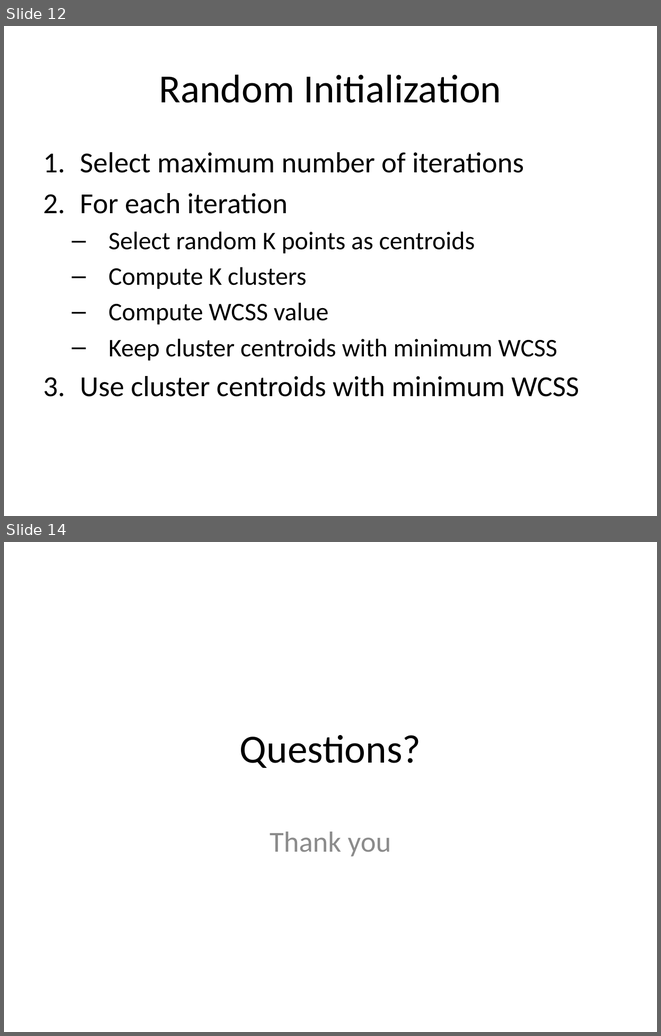
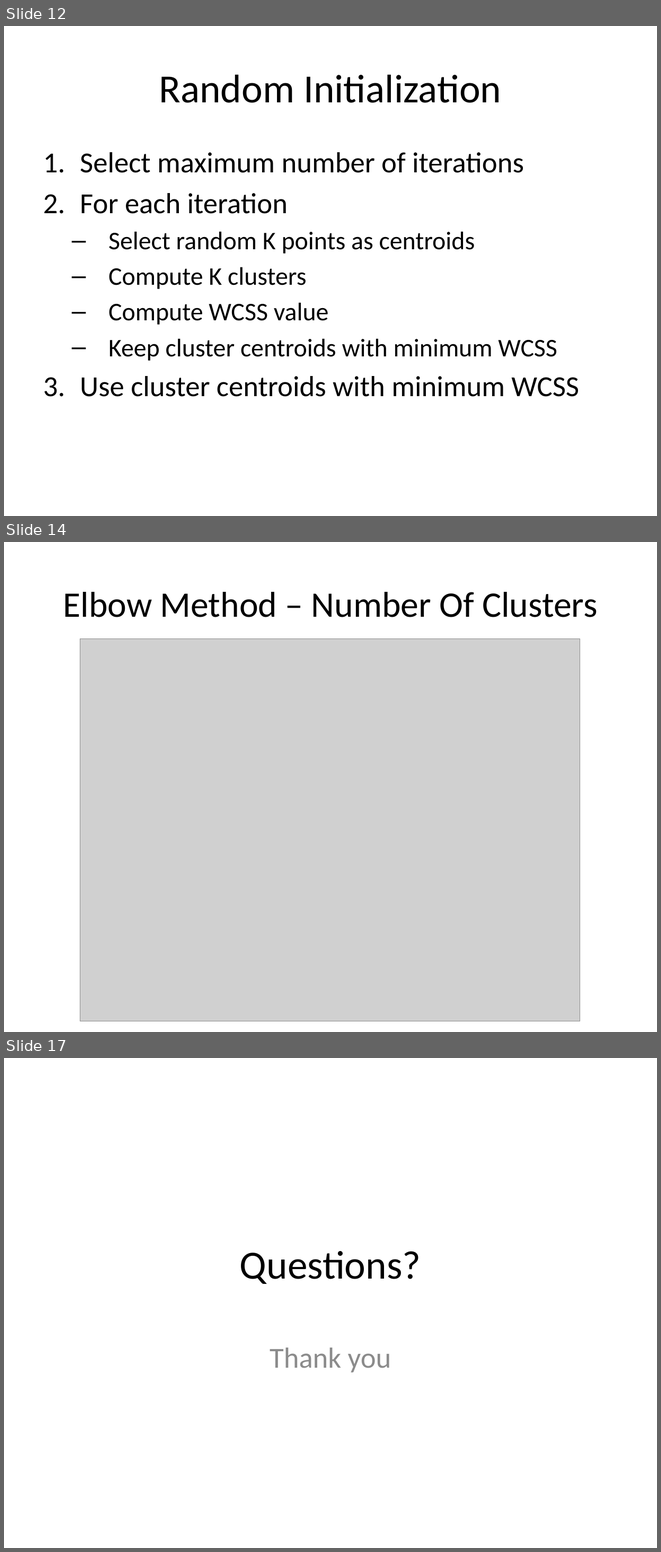
Before and after one commit to look4pritam/ArtificialIntelligence, a slide deck: MachineLearning/K-MeansClustering.pptx. Shown one above the other, each under a label of ours: slides 12 and 14 before the commit, slides 12, 14 and 17 after it; the slides between them are not shown. The pictures are 661x1036 and 661x1552 pixels, drawn with LibreOffice and Linux fonts; fonts in the diff are those of the drawing; grey boxes stand for pictures. Boxes give left, top, right and bottom in pixels: in the first picture for what was removed or moved away, otherwise in the second. Text is boxed around its words. In the diff, an @@ line names an element or a change of style, - is before the commit and + after.

```diff
--- a/MachineLearning/K-MeansClustering.pptx
+++ b/MachineLearning/K-MeansClustering.pptx
@@ slide 14 added at (x1=4, y1=542, x2=657, y2=1032), background #FFFFFF @@
@@ title added at (x1=63, y1=592, x2=598, y2=617), 39.6 pt, text #000000 @@
+Elbow Method – Number Of Clusters
@@ picture added at (x1=80, y1=638, x2=580, y2=1021) @@
@@ what was slide 14 is now slide 17 @@
```
Also in this commit, not shown: 2 slides changed, 2 other slides added.
